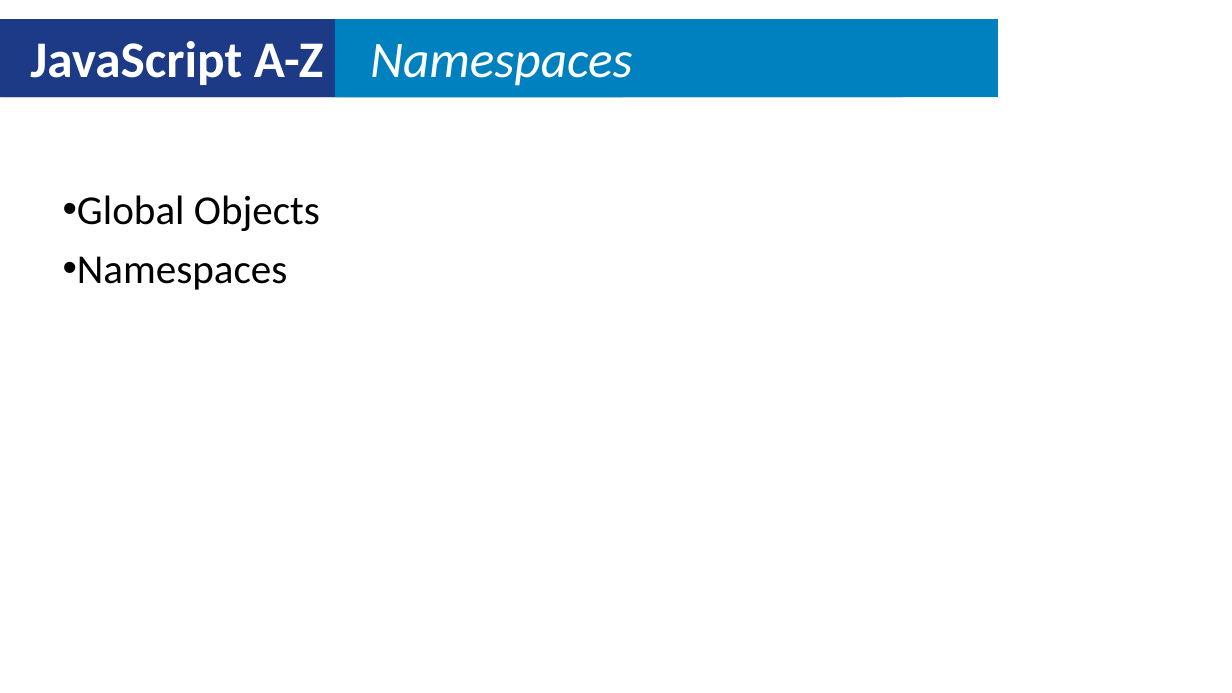
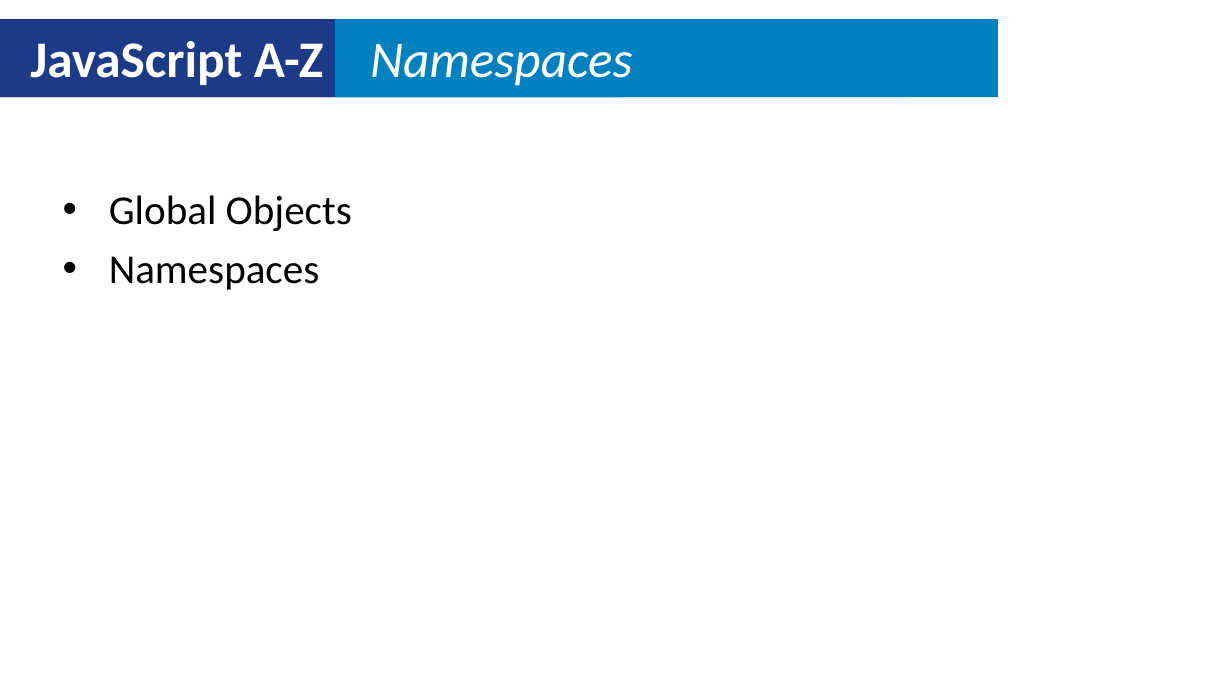
Before and after one commit to ITLab-Academy/Javascript_A_Z, a slide deck: slide 21 of Slides.pptx. Drawn at 1232x693 pixels with LibreOffice and Linux fonts; fonts in the diff are those of the drawing. Boxes give left, top, right and bottom in pixels: in the first picture for what was removed or moved away, otherwise in the second. Text is boxed around its words. In the diff, an @@ line names an element or a change of style, - is before the commit and + after.

```diff
--- a/Slides.pptx
+++ b/Slides.pptx
@@ text "Global Objects" at <box>109,195,352,231</box>: indent changed @@
@@ text "Namespaces" at <box>109,256,320,290</box>: indent changed @@
```
Also in this commit, not shown: 20 other slides changed, 4 other files.
